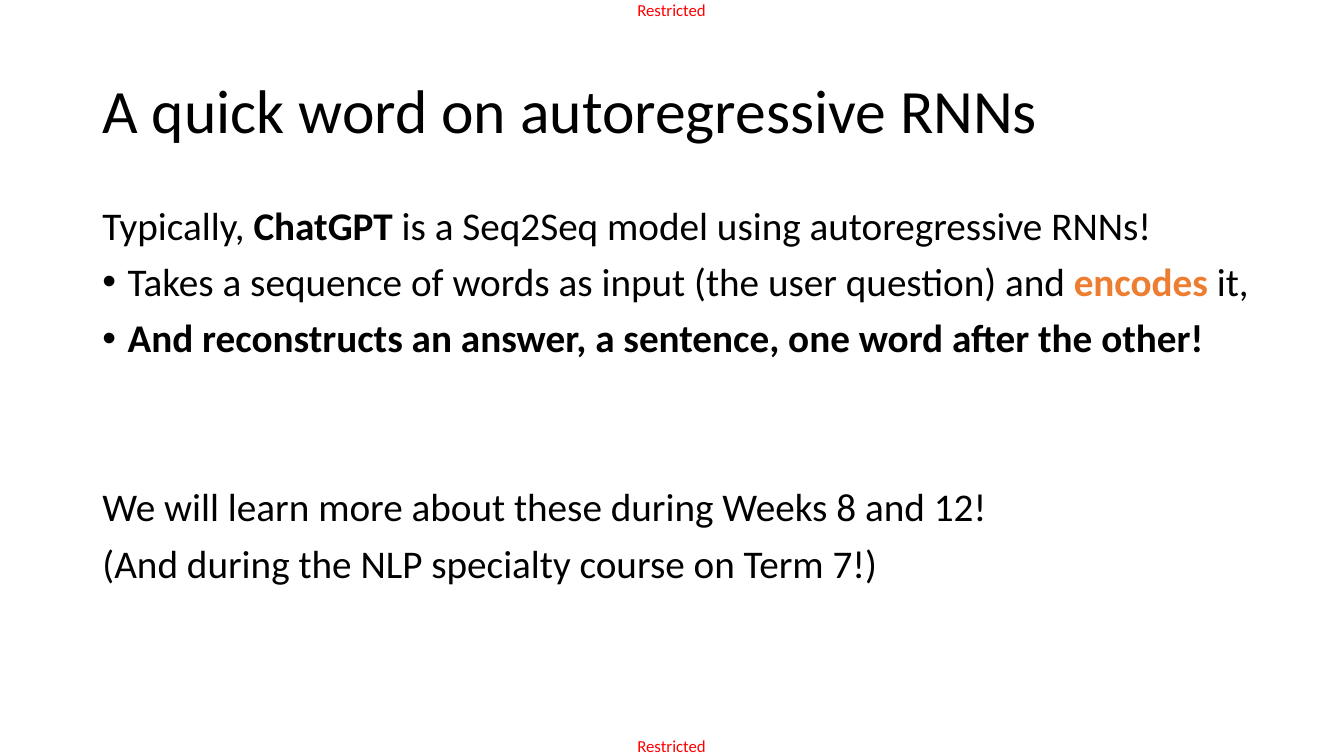
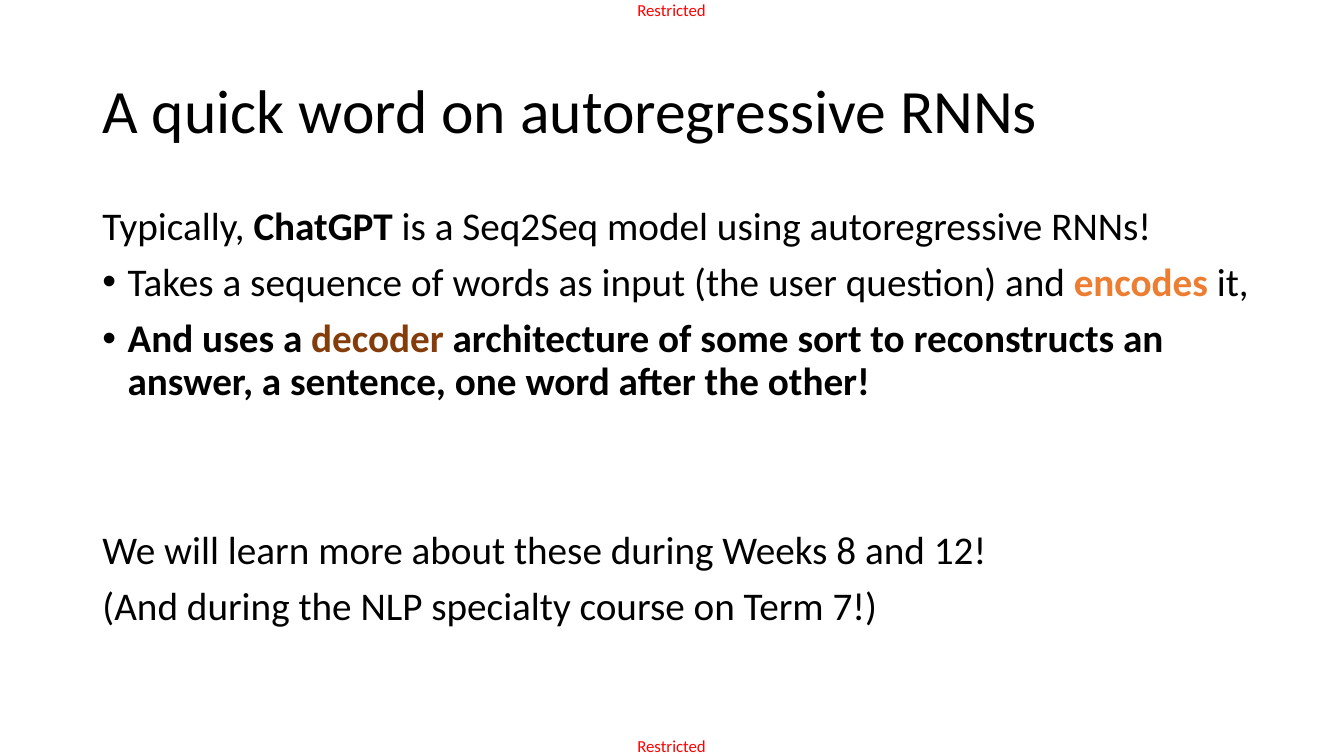
Before and after one commit to matthieudemari/SUTD_DL_50_039, a slide deck: slide 71 of W6/2. W6S2 final/W6S2.pptx (slide 73 before the commit). Drawn at 1344x756 pixels with LibreOffice and Linux fonts; fonts in the diff are those of the drawing. Boxes give left, top, right and bottom in pixels: in the first picture for what was removed or moved away, otherwise in the second. Text is boxed around its words. In the diff, an @@ line names an element or a change of style, - is before the commit and + after.

```diff
--- a/W6/2. W6S2 final/W6S2.pptx
+++ b/W6/2. W6S2 final/W6S2.pptx
@@ text at (x1=128, y1=324, x2=1163, y2=400): text changed @@
-• And reconstructs an answer, a sentence, one word after the other!
+• And uses a decoder architecture of some sort to reconstructs an answer, a sentence, one word after the other!
```
Also in this commit, not shown: 15 other slides changed, 5 slides added, 7 slides removed, 11 other files.
